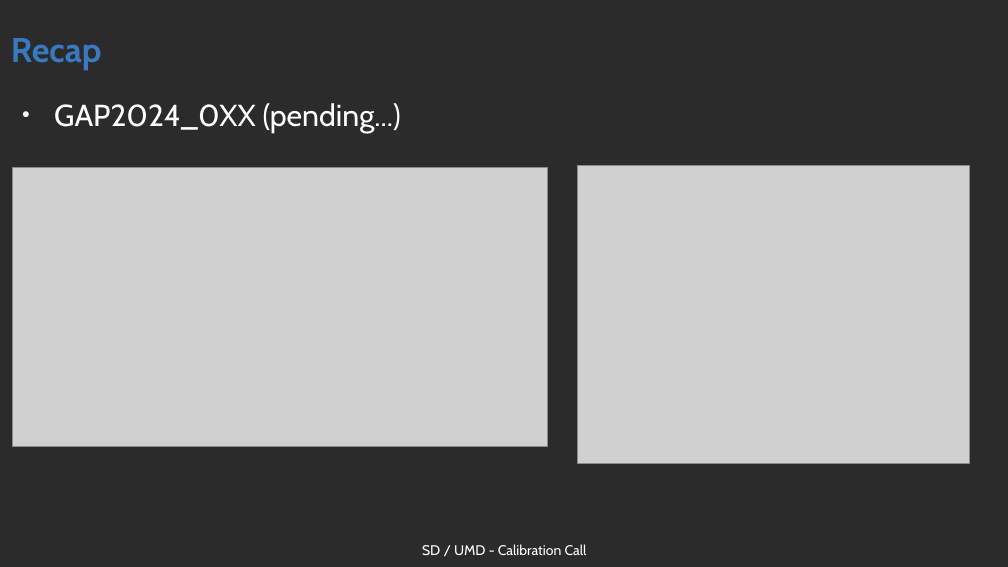
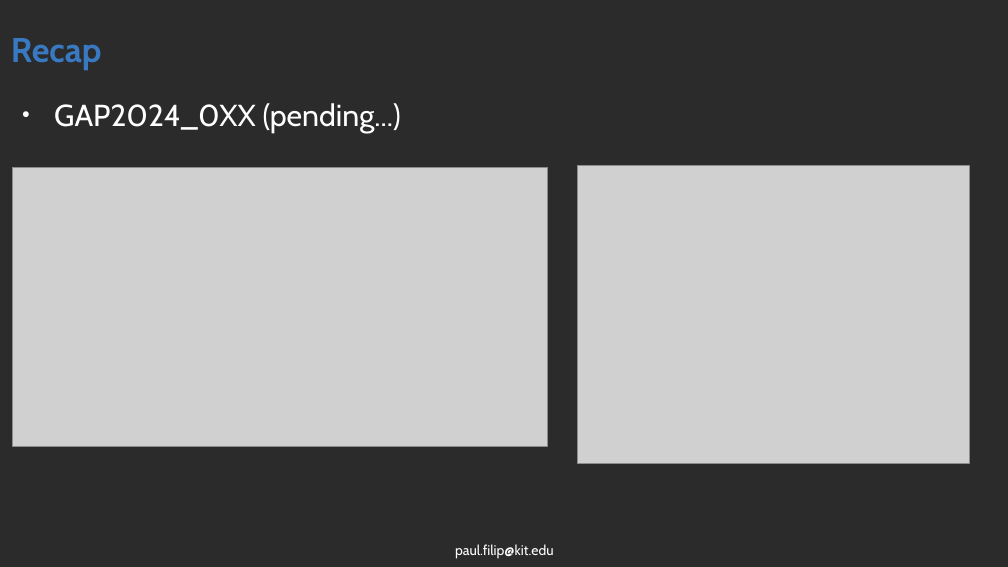
Before and after one commit to Quizznor/phd-thesis, a slide deck: slide 3 of Outreach/sd_calibration/sd_calib_2024_09_26/sd_calib_2024_09_26_filip.odp. Drawn at 1008x567 pixels with LibreOffice and Linux fonts; fonts in the diff are those of the drawing; grey boxes stand for pictures; background and template pictures are left out; a plain dark background stands for a picture behind light text. Boxes give left, top, right and bottom in pixels: in the first picture for what was removed or moved away, otherwise in the second. Text is boxed around its words. In the diff, an @@ line names an element or a change of style, - is before the commit and + after.

Commit message:
more work on sd calib presentation

```diff
--- a/Outreach/sd_calibration/sd_calib_2024_09_26/sd_calib_2024_09_26_filip.odp
+++ b/Outreach/sd_calibration/sd_calib_2024_09_26/sd_calib_2024_09_26_filip.odp
@@ text at (455,544,554,559): text changed @@
-SD / UMD - Calibration Call
+paul.filip@kit.edu
```
Also in this commit, not shown: 3 other slides changed, 10 slides added, 1 slide removed, 13 other files.
